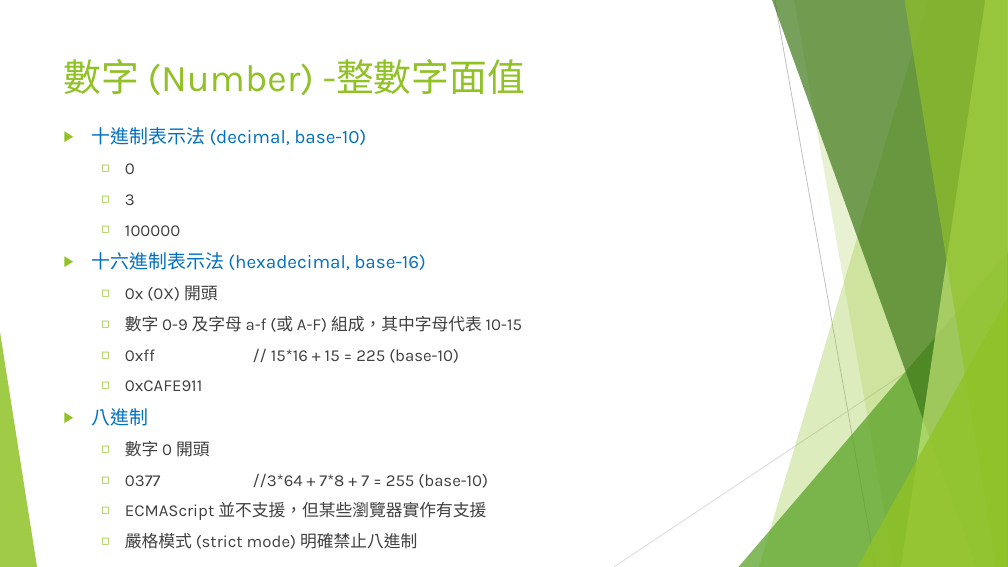
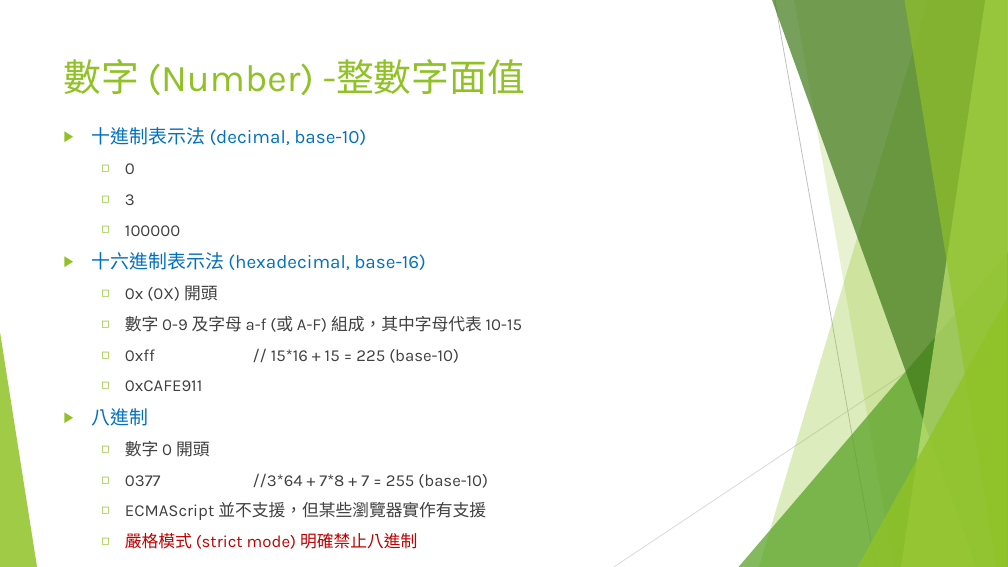
Before and after one commit to adennis1984/IntroduceWebFrontEnd, a slide deck: slide 28 of Part-1-Type-Value-Variable/Web 前端入門(一).pptx. Drawn at 1008x567 pixels with LibreOffice and Linux fonts; fonts in the diff are those of the drawing. Boxes give left, top, right and bottom in pixels: in the first picture for what was removed or moved away, otherwise in the second. Text is boxed around its words. In the diff, an @@ line names an element or a change of style, - is before the commit and + after.

```diff
--- a/Part-1-Type-Value-Variable/Web 前端入門(一).pptx
+++ b/Part-1-Type-Value-Variable/Web 前端入門(一).pptx
@@ text at <box>125,533,417,549</box>: text colour #404040 to #C00000 in "嚴格模式 (strict mode) 明確禁止八進制" @@
```
Also in this commit, not shown: 5 other slides changed.
